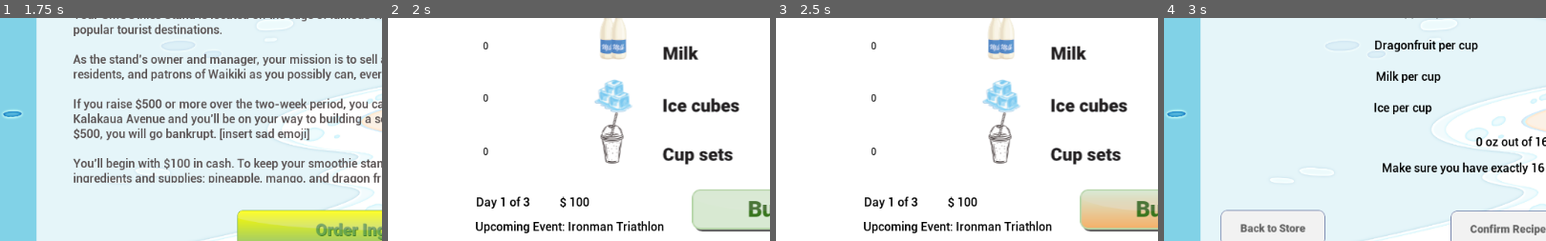
Above: before the commit, frames 1-4 (left to right).
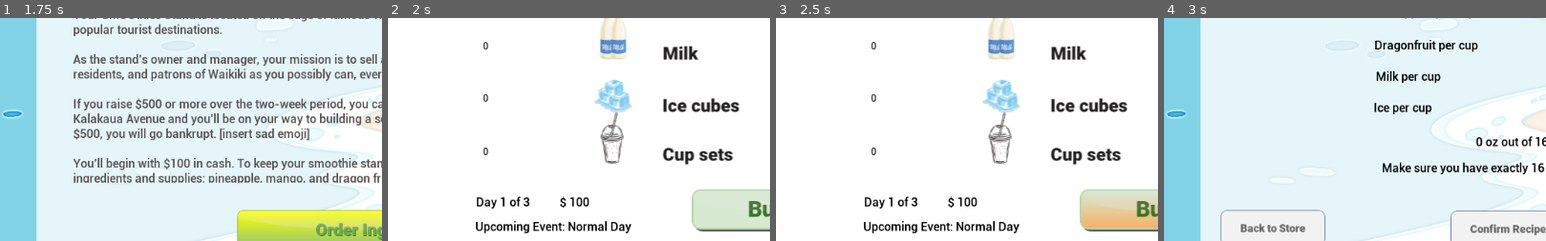
Above: after the commit, the same moments.

Repository: thepriscillawang/SMOOthies
Game: Godot game, scene res://Scenes/Main.tscn
The game is run twice, just before and just after one commit, with the same random seed, the same clock (stepped at 60 frames per second) and the same inputs. Sound files missing from this copy of the repository are replaced by a short silence.
Inputs (mouse positions are % of the whole screen's width and height, from its top left):
- Up to frame 1 (1.75 s): click (50, 79) at 0.5 s; click (50, 88) at 1.25 s
- Up to frame 2 (2 s): no input
- Up to frame 3 (2.5 s): click (50, 84) at 2 s
- Up to frame 4 (3 s): click "-" at 2.75 s
The pictures show only the part of the screen within x 0-50%, y 41-91%; the shares and areas given below are measured in that part.

Frame 1 is identical in both runs. In frame 2, 0.7% of the frame differs, in the area x 47-73%, y 91-97%; in frame 3, 0.7%; in frame 4, nothing differs.

Commit message:
fixed having same events in one game

Diff:
--- a/src/SMOOthies/Scenes/Main.gd
+++ b/src/SMOOthies/Scenes/Main.gd
@@ -1,4 +1,7 @@
 extends Node2D
+
+var curr_index
+var curr_event
 
 func _ready():
 	print("Hi, world!")
@@ -6,14 +9,17 @@
 	MainMusic.play_music()
 #	$WelcomeMusic.stream = load("res://sounds/HawaiiDrum.wav")
 #	$WelcomeMusic.play()
-
+	var copy_of_events = Global._events
 	randomize()
 	for _i in range(14):
-		Global.special_events.append(get_events())
+		get_event(copy_of_events)
+		Global.special_events.append(curr_event)
+		copy_of_events.remove(curr_index)
+	print(Global.special_events)
 
-func get_events():
-	var random_events = Global._events[randi() % Global._events.size()]
-	return random_events
+func get_event(events_list):
+	curr_index = randi() % events_list.size()
+	curr_event = events_list[curr_index]
 
 func _load_Main():
 	var Main = SceneLoader._load_scene("Main")
